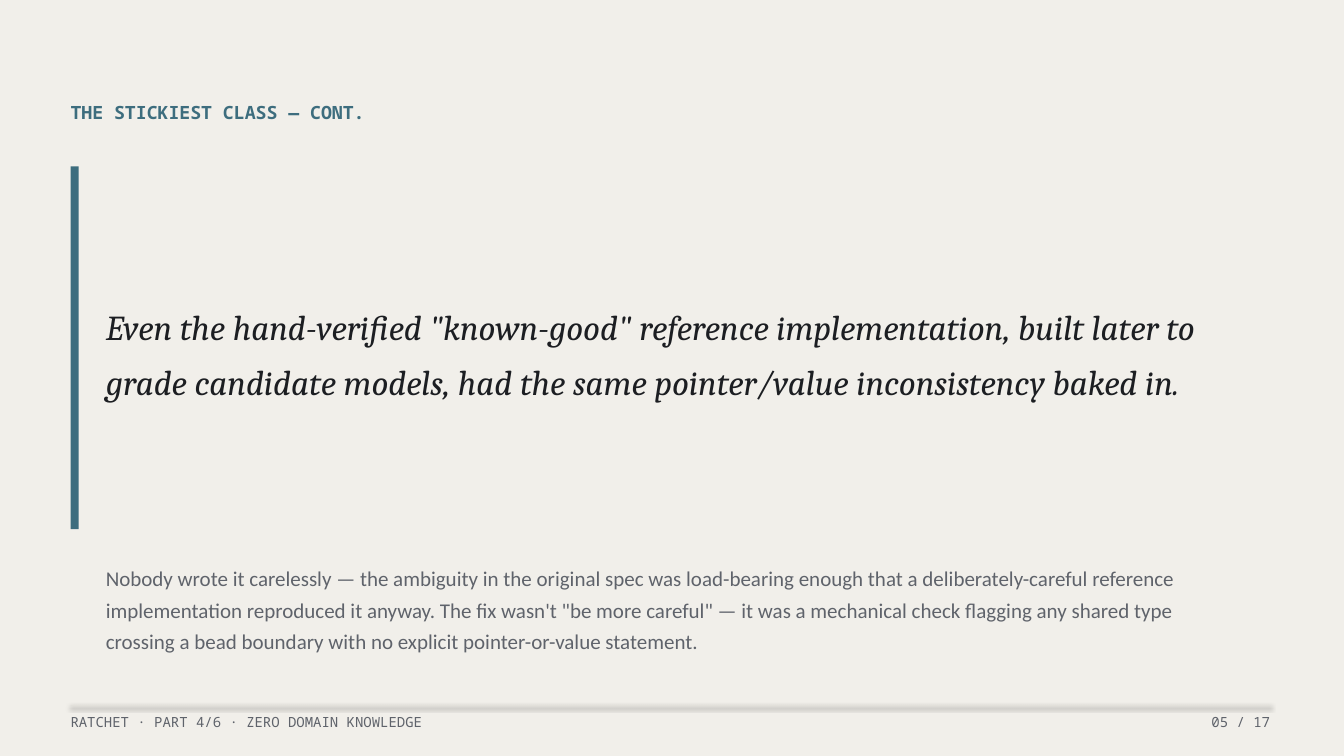
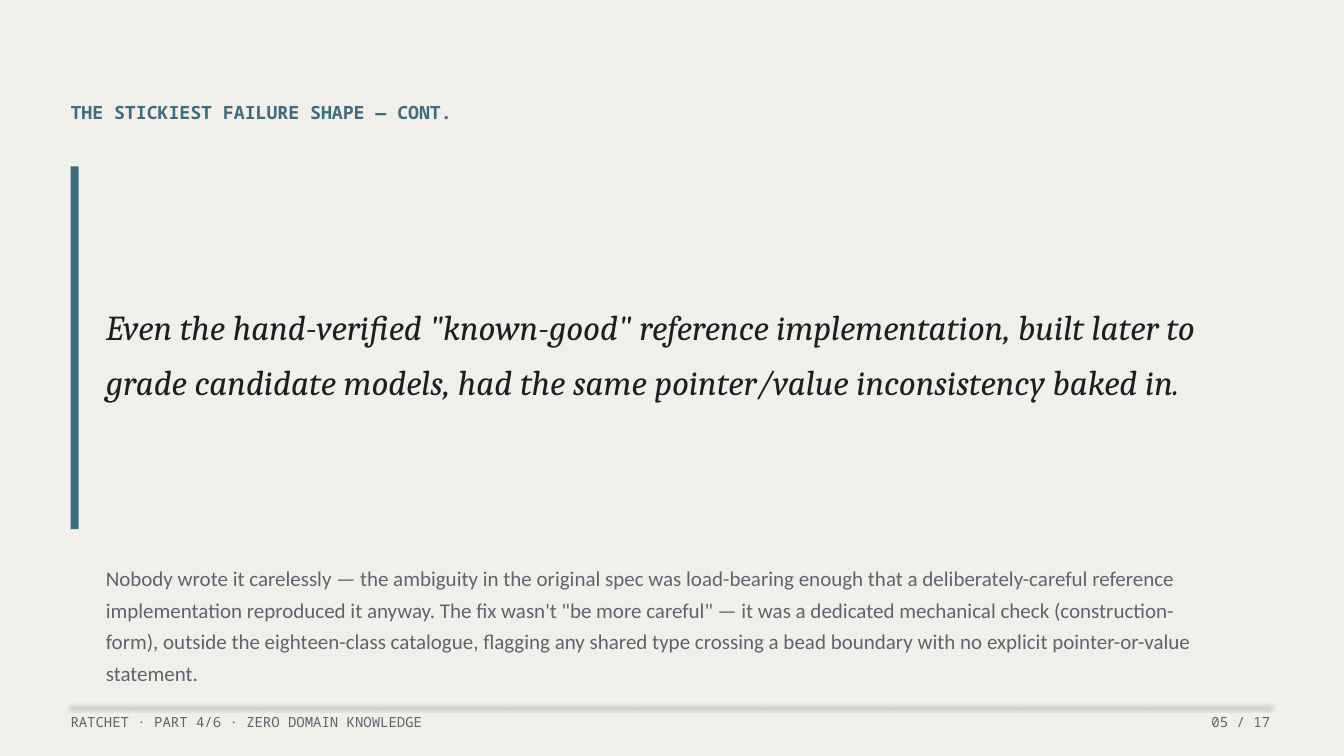
Before and after one commit to lehmann314159/ratchet, a slide deck: slide 5 of writing/decks/04-write-for-zero-domain-knowledge.pptx. Drawn at 1344x756 pixels with LibreOffice and Linux fonts; fonts in the diff are those of the drawing. Boxes give left, top, right and bottom in pixels: in the first picture for what was removed or moved away, otherwise in the second. Text is boxed around its words. In the diff, an @@ line names an element or a change of style, - is before the commit and + after.

```diff
--- a/writing/decks/04-write-for-zero-domain-knowledge.pptx
+++ b/writing/decks/04-write-for-zero-domain-knowledge.pptx
@@ text at [71, 106, 451, 119]: text changed @@
-THE STICKIEST CLASS — CONT.
+THE STICKIEST FAILURE SHAPE — CONT.
@@ text at [106, 571, 1190, 681]: text changed @@
-Nobody wrote it carelessly — the ambiguity in the original spec was load-bearing enough that a deliberately-careful reference implementation reproduced it anyway. The fix wasn't "be more careful" — it was a mechanical check flagging any shared type crossing a bead boundary with no explicit pointer-or-value statement.
+Nobody wrote it carelessly — the ambiguity in the original spec was load-bearing enough that a deliberately-careful reference implementation reproduced it anyway. The fix wasn't "be more careful" — it was a dedicated mechanical check (construction-form), outside the eighteen-class catalogue, flagging any shared type crossing a bead boundary with no explicit pointer-or-value statement.
```
Also in this commit, not shown: 4 other slides changed, 4 other files.
